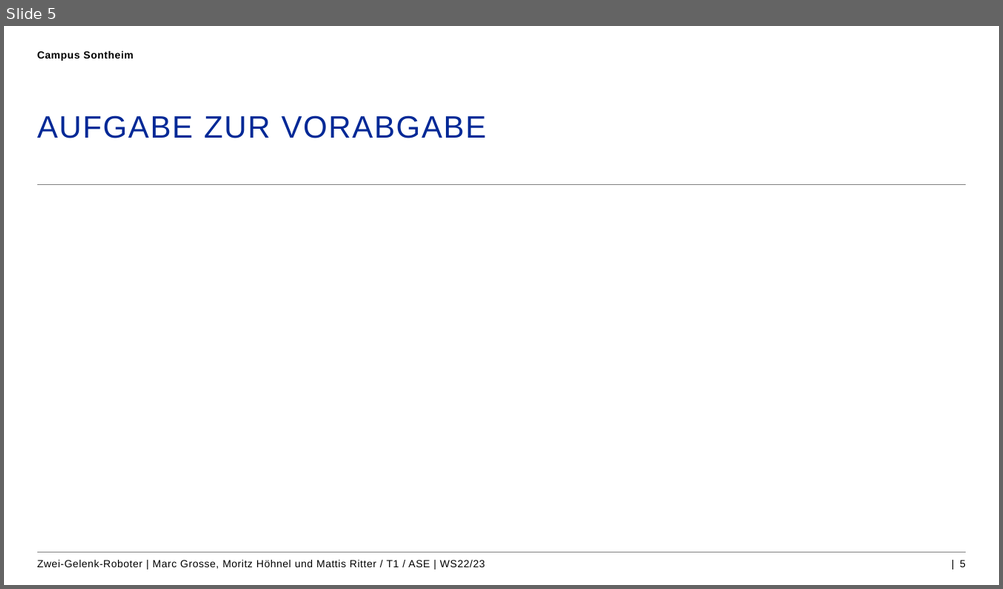
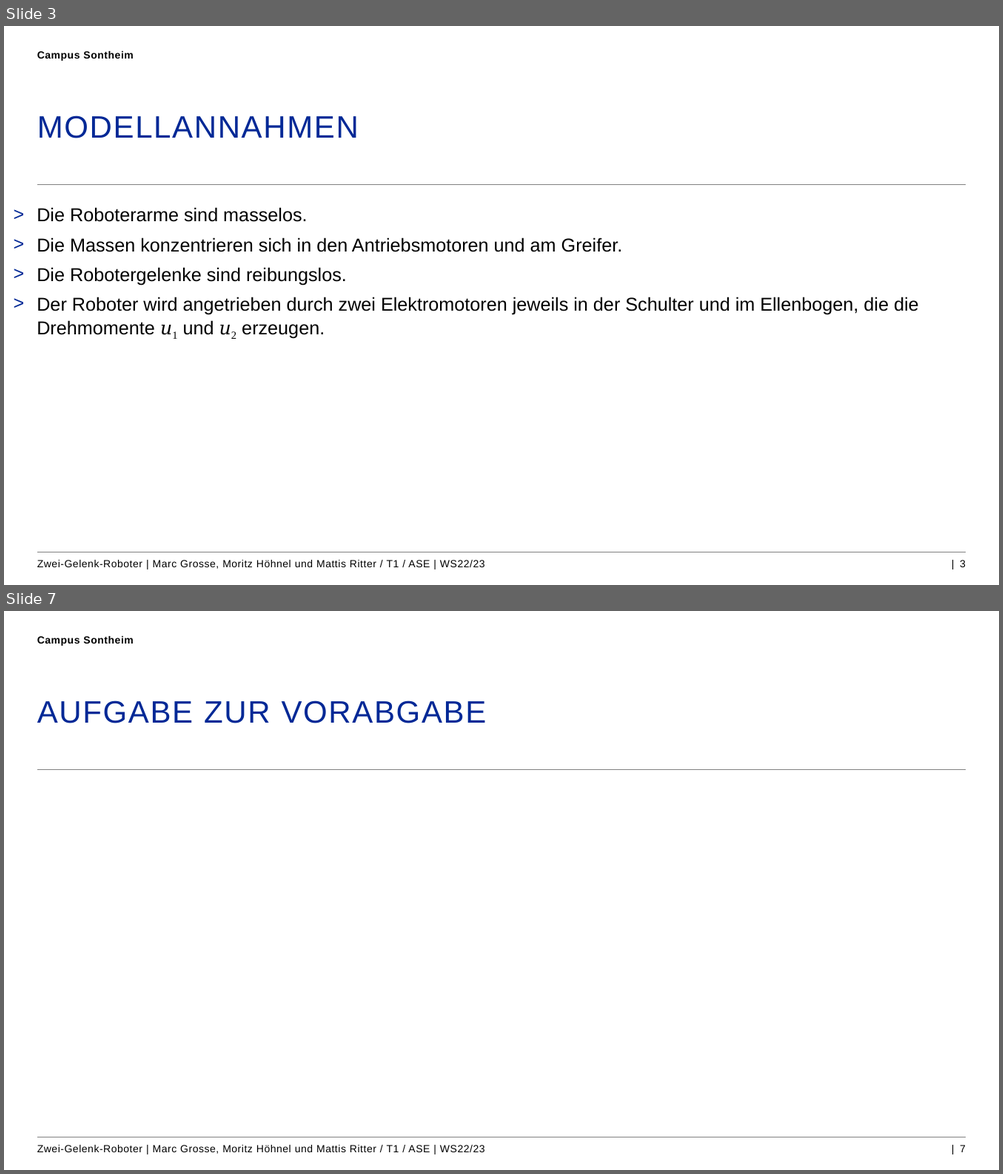
Before and after one commit to mattisritter/labor_mod_sim, a slide deck: Vorabgabe.pptx. Shown one above the other, each under a label of ours: slide 5 before the commit, slides 3 and 7 after it; the slides between them are not shown. The pictures are 1003x589 and 1003x1174 pixels, drawn with LibreOffice and Linux fonts; fonts in the diff are those of the drawing; grey boxes stand for pictures; background and template pictures are left out. Boxes give left, top, right and bottom in pixels: in the first picture for what was removed or moved away, otherwise in the second. Text is boxed around its words. In the diff, an @@ line names an element or a change of style, - is before the commit and + after.

```diff
--- a/Vorabgabe.pptx
+++ b/Vorabgabe.pptx
@@ slide 3 added at <box>4,26,999,585</box>, background #FFFFFF; not listed: 2 template elements that a slide beside it also shows @@
@@ text added at <box>37,51,133,61</box>, 10 pt, text #000000, bold @@
+Campus Sontheim
@@ title added at <box>37,116,358,138</box>, 30 pt, text #002896 @@
+MODELLANNAHMEN
@@ text added at <box>37,207,919,338</box>, 18 pt, text #000000 @@
+  > Die Roboterarme sind masselos.
+  > Die Massen konzentrieren sich in den Antriebsmotoren und am Greifer.
+  > Die Robotergelenke sind reibungslos.
+  > Der Roboter wird angetrieben durch zwei Elektromotoren jeweils in der Schulter und im Ellenbogen, die die Drehmomente 𝑢1 und 𝑢2 erzeugen.
@@ text added at <box>37,560,485,569</box>, 10 pt, text #000000 @@
+Zwei-Gelenk-Roboter | Marc Grosse, Moritz Höhnel und Mattis Ritter / T1 / ASE | WS22/23
@@ page number added at <box>959,560,965,568</box>, 10 pt, text #000000 @@
+| 3
@@ what was slide 5 is now slide 7 @@
@@ page number at <box>959,1145,965,1153</box>: text changed @@
-| 5
+| 7
```
Also in this commit, not shown: 3 slides changed, 1 other slide added.
